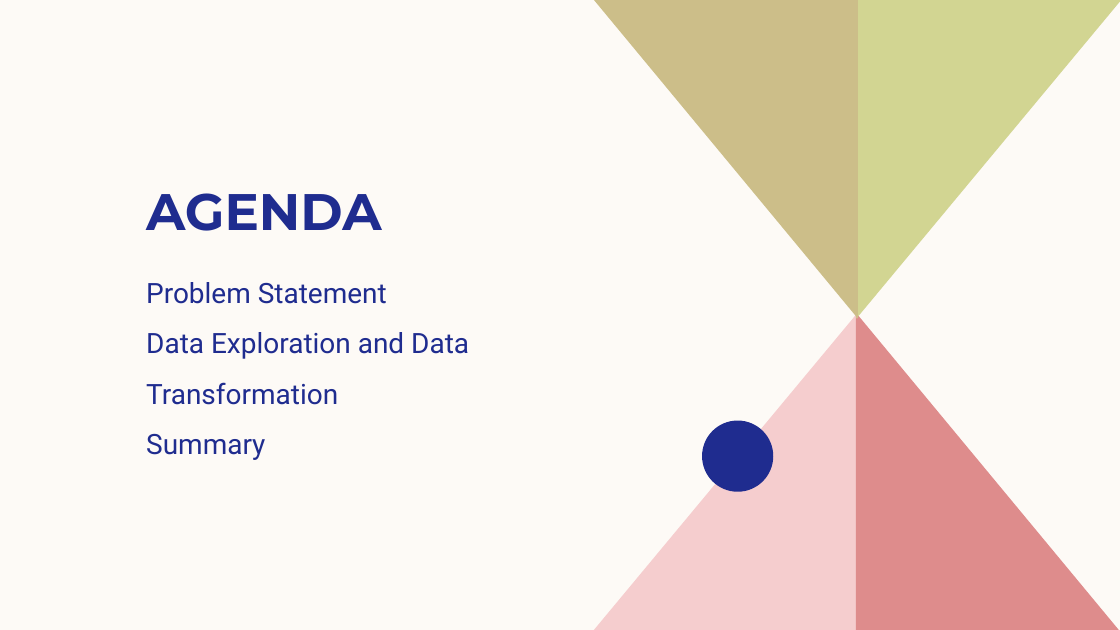
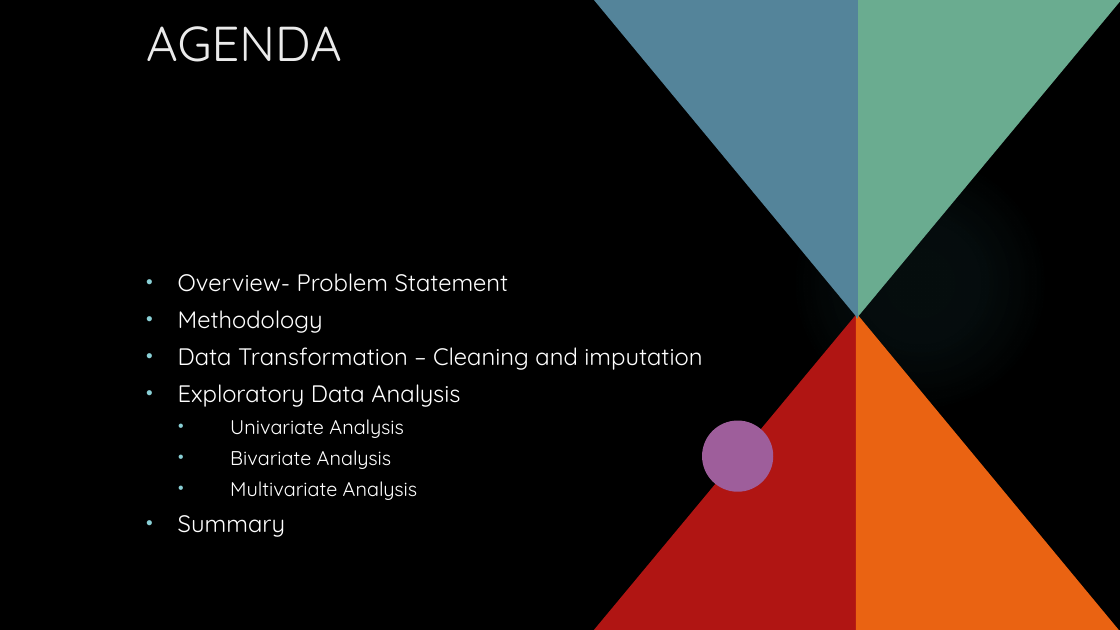
Before and after one commit to asthaa29/lendingcasestudy, a slide deck: slide 2 of EDA Case Study.pptx. Drawn at 1120x630 pixels with LibreOffice and Linux fonts; fonts in the diff are those of the drawing; background and template pictures are left out. Boxes give left, top, right and bottom in pixels: in the first picture for what was removed or moved away, otherwise in the second. Text is boxed around its words. In the diff, an @@ line names an element or a change of style, - is before the commit and + after.

```diff
--- a/EDA Case Study.pptx
+++ b/EDA Case Study.pptx
@@ background #FDFAF6 to picture (left out) @@
@@ title "AGENDA" at bbox=[146, 26, 342, 62]: size 44 to 42 pt, font Montserrat to Quicksand, text colour #1F2C8F to #EBEBEB, bold off; vertical alignment bottom to top @@
@@ freeform shape at bbox=[594, 0, 858, 318]: fill #CCBE89 to #54849A @@
@@ freeform shape at bbox=[856, 0, 1120, 318]: fill #D2D592 to #6AAC90 @@
@@ rectangle added at bbox=[959, 0, 1022, 105], fill #B01513 @@
@@ ellipse added at bbox=[791, 154, 1049, 413], fill gradient #50B9C1 @@
@@ text at bbox=[178, 273, 702, 500]: text changed; size 24 to 20.4 pt; font Roboto to Quicksand; text colour #1F2C8F to #FFFFFF @@
-Problem Statement
-Data Exploration and Data Transformation
+• Overview- Problem Statement
+• Methodology
+• Data Transformation – Cleaning and imputation
+• Exploratory Data Analysis
+  • Univariate Analysis
+  • Bivariate Analysis
+  • Multivariate Analysis
@@ freeform shape at bbox=[593, 313, 858, 630]: fill #F5CDCE to #B01513 @@
@@ freeform shape at bbox=[856, 313, 1120, 630]: fill #DE8C8C to #EA6312 @@
@@ freeform shape at bbox=[702, 421, 774, 492]: fill #1F2C8F to #9E5E9B @@
@@ text at bbox=[178, 515, 285, 537]: size 24 to 20.4 pt, font Roboto to Quicksand, text colour #1F2C8F to #FFFFFF in "Summary"; bullet none to •; line spacing 1.5 to 1.3 @@
```
Also in this commit, not shown: 12 other slides changed.
